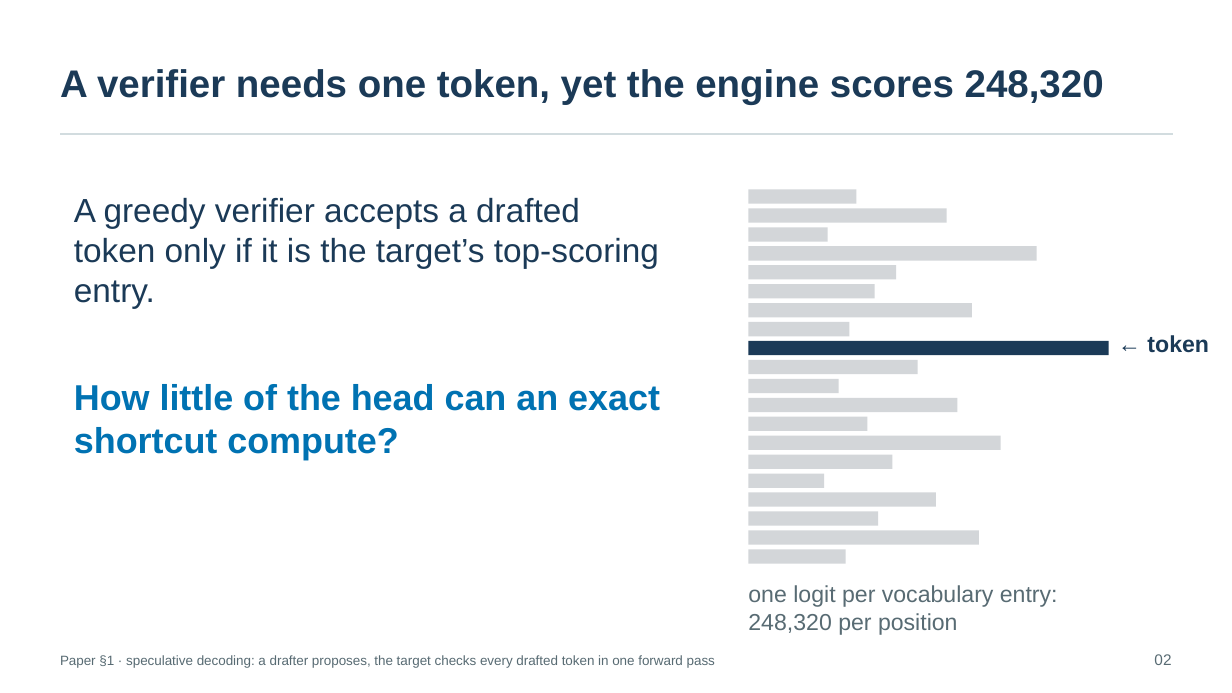
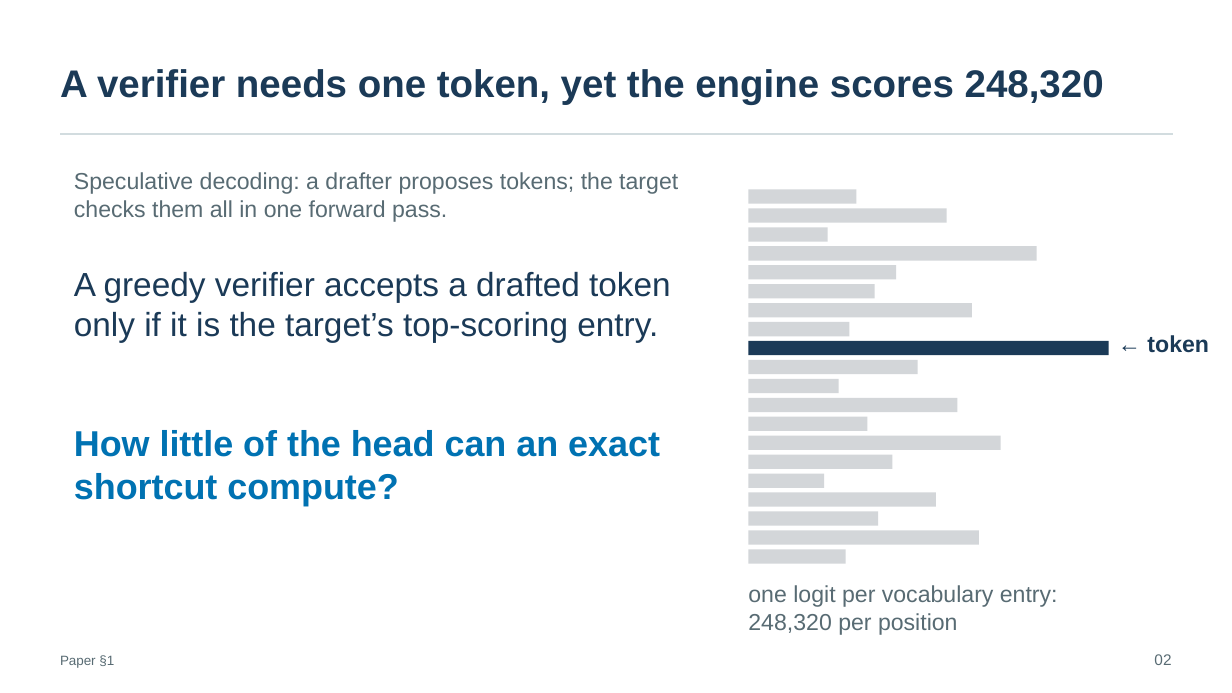
Before and after one commit to SamMausberg/verified-progress, a slide deck: slide 2 of presentation/verifier_paper_talk.pptx. Drawn at 1232x693 pixels with LibreOffice and Linux fonts; fonts in the diff are those of the drawing. Boxes give left, top, right and bottom in pixels: in the first picture for what was removed or moved away, otherwise in the second. Text is boxed around its words. In the diff, an @@ line names an element or a change of style, - is before the commit and + after.

```diff
--- a/presentation/verifier_paper_talk.pptx
+++ b/presentation/verifier_paper_talk.pptx
@@ text at [74, 172, 678, 222]: text changed; size 10.5 to 18 pt @@
-Paper §1 · speculative decoding: a drafter proposes, the target checks every drafted token in one forward pass
+Speculative decoding: a drafter proposes tokens; the target checks them all in one forward pass.
@@ text "A greedy verifier accepts a ..." rewrapped from [74, 198, 659, 309] to [74, 272, 671, 342] @@
@@ text "How little of the head ...": place and size @@
-text "How little of the head ..." at [74, 384, 660, 460]
+text "How little of the head ..." at [74, 430, 660, 506]
```
Also in this commit, not shown: 27 other slides changed, 2 slides added, 2 slides removed, 3 other files.
